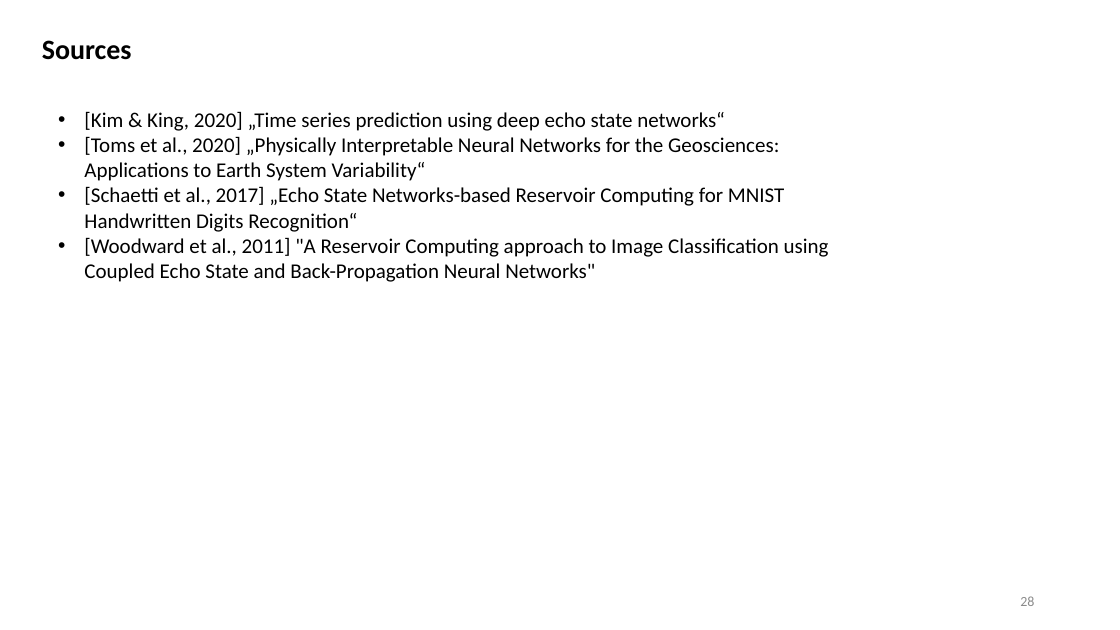
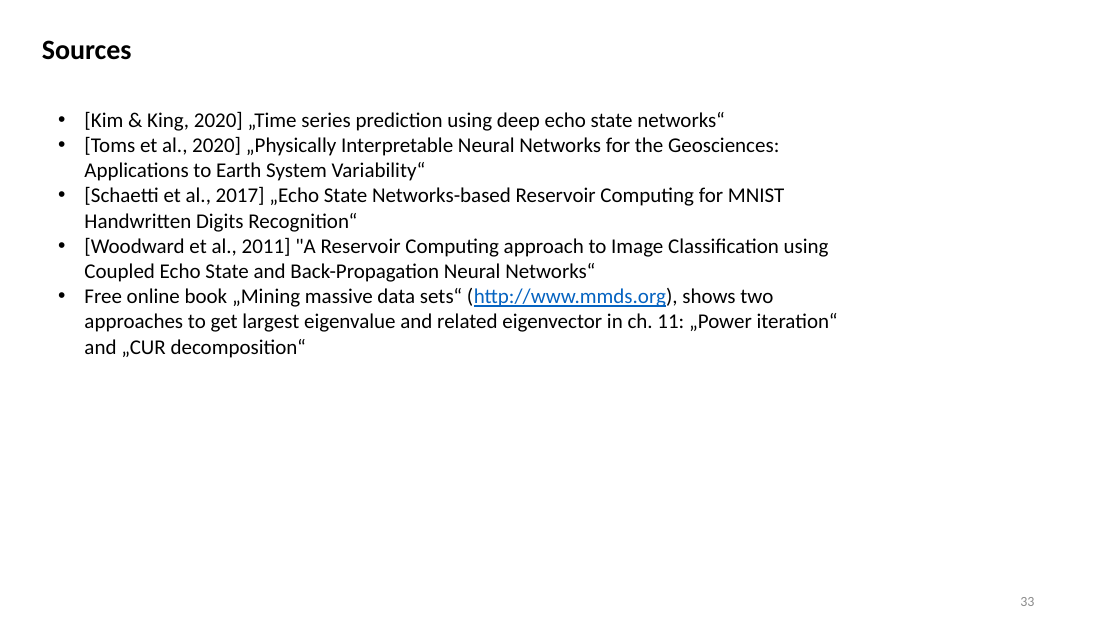
Before and after one commit to MarcoLandtHayen/EchoStateNetworks, a slide deck: slide 33 of ESN_exp09_Classification_LRP.pptx (slide 28 before the commit). Drawn at 1120x630 pixels with LibreOffice and Linux fonts; fonts in the diff are those of the drawing. Boxes give left, top, right and bottom in pixels: in the first picture for what was removed or moved away, otherwise in the second. Text is boxed around its words. In the diff, an @@ line names an element or a change of style, - is before the commit and + after.

Commit message:
startet new notebook as part4 of ESN_exp09_Classification_LRP, revising and refactoring data pre-processing, then summarized interim results in some ppt slides and updated README

```diff
--- a/ESN_exp09_Classification_LRP.pptx
+++ b/ESN_exp09_Classification_LRP.pptx
@@ text at bbox=[84, 237, 838, 358]: text changed @@
-• [Woodward et al., 2011] "A Reservoir Computing approach to Image Classification using Coupled Echo State and Back-Propagation Neural Networks"
+• [Woodward et al., 2011] "A Reservoir Computing approach to Image Classification using Coupled Echo State and Back-Propagation Neural Networks“
+• Free online book „Mining massive data sets“ (http://www.mmds.org), shows two approaches to get largest eigenvalue and related eigenvector in ch. 11: „Power iteration“ and „CUR decomposition“
@@ page number at bbox=[1020, 597, 1034, 606]: text changed @@
-28
+33
```
Also in this commit, not shown: 10 other slides changed, 5 slides added, 4 other files.
